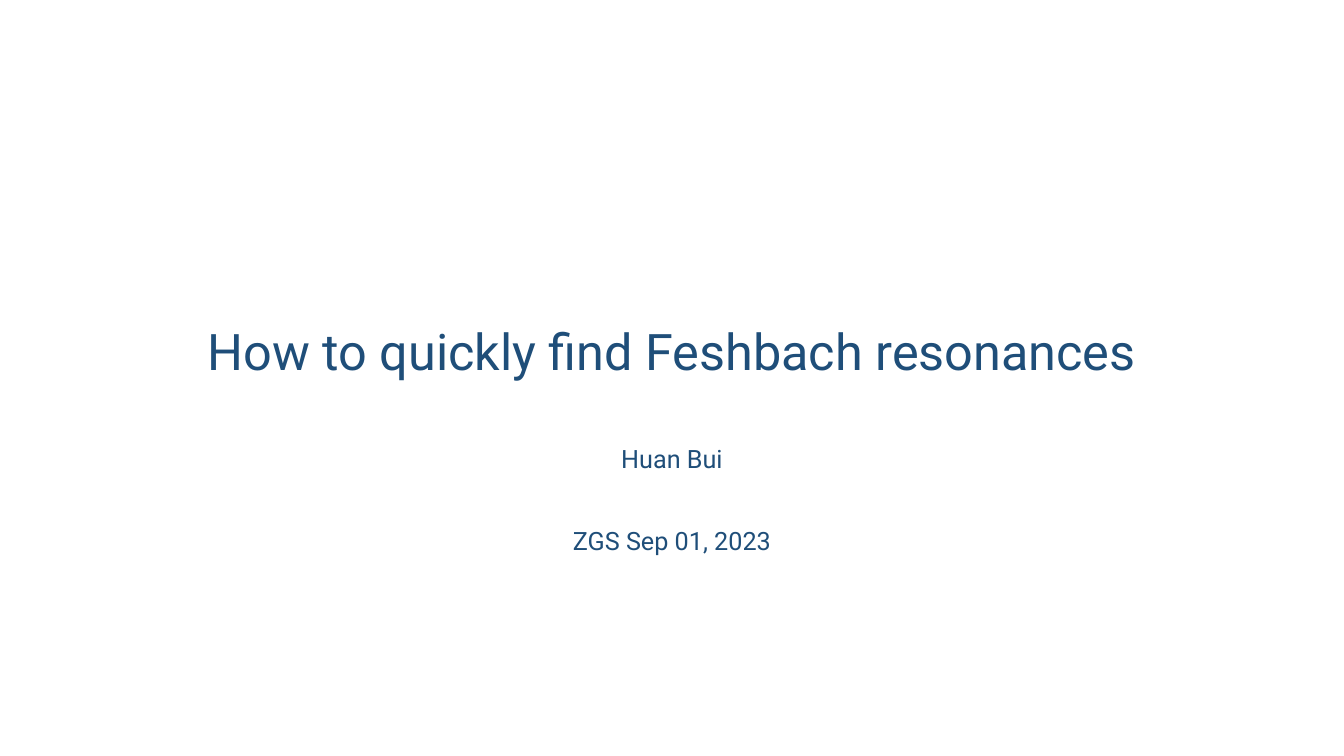
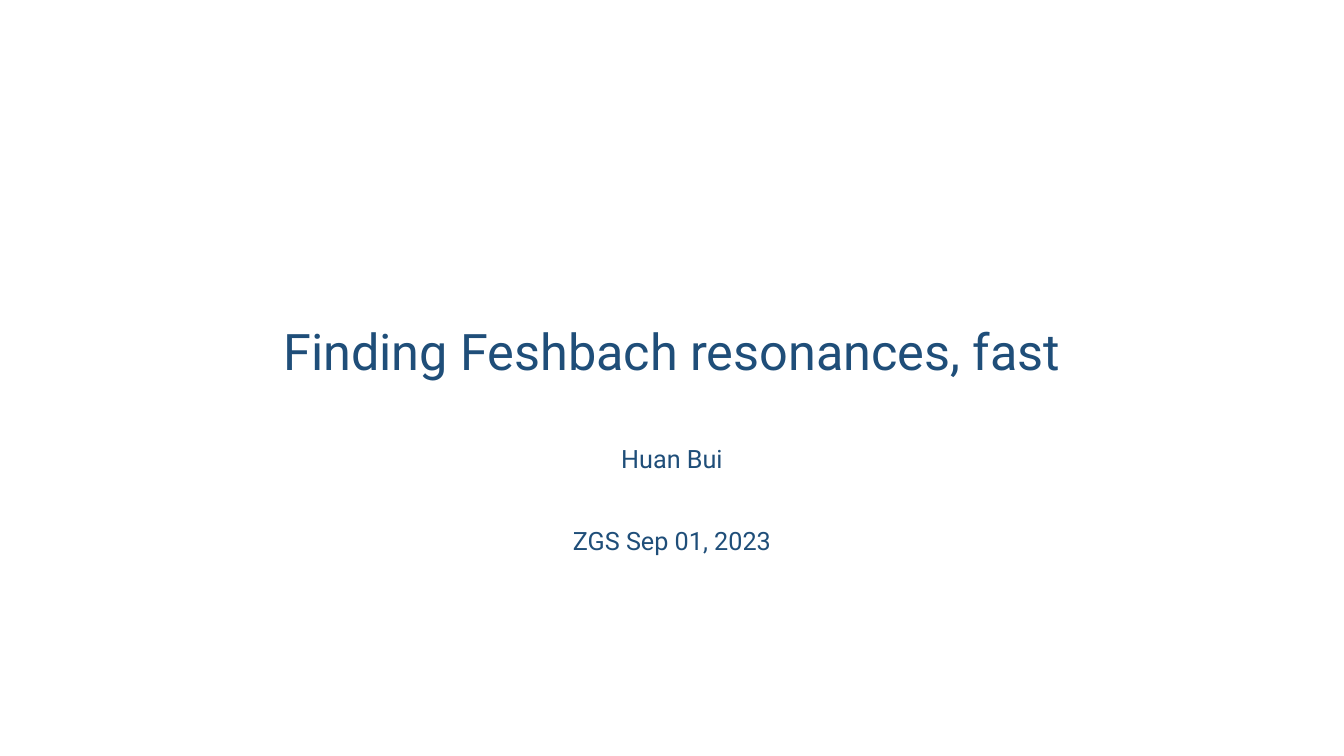
Before and after one commit to huanium/huanium, a slide deck: slide 1 of MIT_PhD/ZGS/ZGS-Sep-01-2023/BUI_ZGS_2023_Sep_01.pptx. Drawn at 1344x756 pixels with LibreOffice and Linux fonts; fonts in the diff are those of the drawing. Boxes give left, top, right and bottom in pixels: in the first picture for what was removed or moved away, otherwise in the second. Text is boxed around its words. In the diff, an @@ line names an element or a change of style, - is before the commit and + after.

```diff
--- a/MIT_PhD/ZGS/ZGS-Sep-01-2023/BUI_ZGS_2023_Sep_01.pptx
+++ b/MIT_PhD/ZGS/ZGS-Sep-01-2023/BUI_ZGS_2023_Sep_01.pptx
@@ title at (283, 331, 1060, 381): text changed @@
-How to quickly find Feshbach resonances
+Finding Feshbach resonances, fast
```
Also in this commit, not shown: 3 other slides changed, 5 slides added, 1 slide removed.
